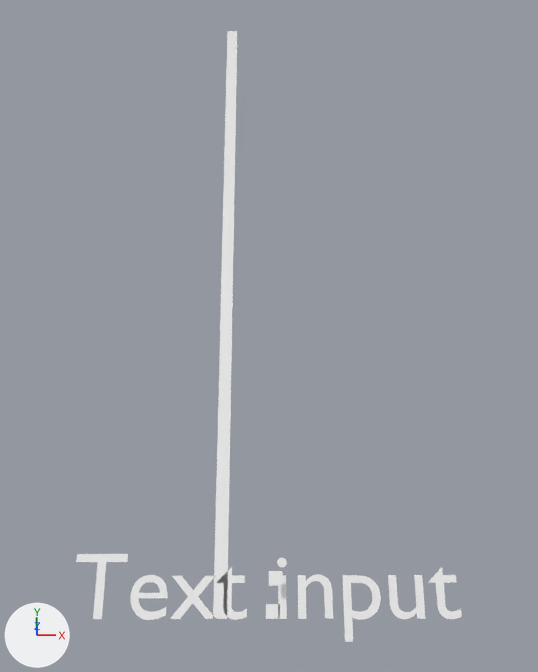
One commit to the Blender file blender_projects/f1.blend: the scene before it, then after it.
The view is the same before and after, from a 50 mm lens placed at (0.03, -0.18, 8.64), pointed at (0.04, 3.36, -0.15). Arrows for +X, +Y and +Z are at lower left; the lights stay in place.

The first picture shows 'MyTextObject', 'meshObject_P1', 'meshObject_P1C1'.
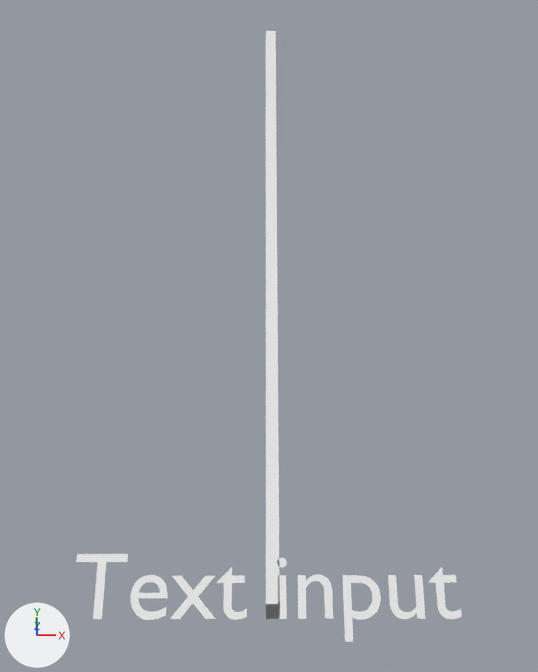
The change, as a list of edits to the scene's bpy script:
```text
Change ob_meshobject_p1c1:
    ob_meshobject_p1c1.location: (0.03, 0.33, 0.21) -> (0.0, 0.0, 0.0)
Change ob_meshobject_p1:
    ob_meshobject_p1.location: (-0.57, 0.0, 0.0) -> (0.0, 0.0, 0.0)
```

Boxes [x1, y1, x2, y2] around the edits, measured in the pictures (538 x 672 px):
'meshObject_P1', moved
    before: [213, 31, 237, 619]
    after: [266, 31, 279, 619]
'meshObject_P1C1', moved (not visible afterwards)
    before: [269, 571, 283, 586]
